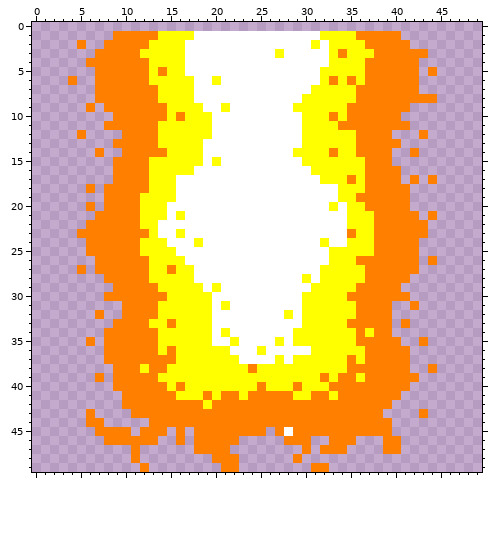
Pixel-art sprite -- trunk/GameFrame/img/fuego/abajo.png. Above: the version before the commit.
The file is 50x50 pixels. Pixels under 10% opacity are left out. Colours within 5 levels of each other are drawn and written as one.
After:
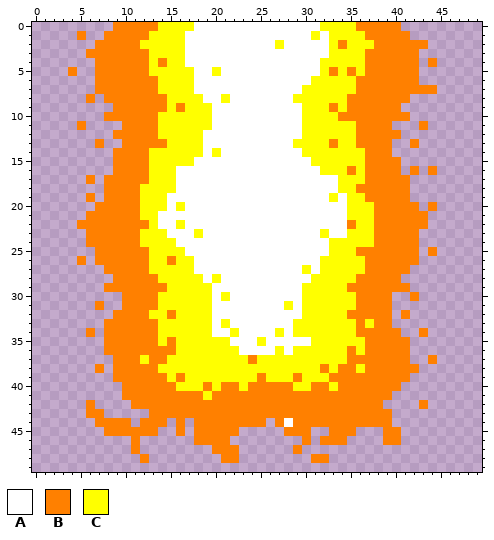
Palette (. is transparent): A #ffffff  B #ff8000  C #ffff00
The exact change:
@@ x 0..49 @@
- 0 ..................................................
- 1 .........BBBBBCCCCAAAAAAAAAAAAAACCCCBBBBB.........
- 2 .....B..BBBBBCCCCAAAAAAAAAAAAAACACCCCBBBBB........
- 3 .......BBBBBCCCCCAAAAAAAAAACAAAAACBCCCBBBBBB......
- 4 ......BBBBBBBCCCCAAAAAAAAAAAAAAAACCCCBBBBBB.......
- 5 .......BBBBBBCBCCAAAAAAAAAAAAAAACCCCCBBBBBB.B.....
- 6 ....B..BBBBBBCCCCCAACAAAAAAAAAAACBCBCBBBBBB.......
- 7 .......BBBBBBBCCCCAAAAAAAAAAAAACCCCCBBBBBBB.......
- 8 .......BBBBBBBCCCCAAAAAAAAAAAACCCCCCBBBBBBBBB.....
- 9 ......B.BBBBBBBCCCCAACAAAAAAACCCCCCBBBBBBB........
-10 .........BBBBBBCBCCCAAAAAAAAAACCCBCBBBBBB.........
-11 ........BBBBBBCCCCCCAAAAAAAAAACCCCBBBBBBBB........
-12 .....B....BBBBCCCCCCAAAAAAAAAACCCCCCBBBB...B......
-13 .........BBBBBCCCCCAAAAAAAAAAACCCCCCBBBBB.........
-14 .......B..BBBBBCCCCAAAAAAAAAACCCCBCCBBBB..B.......
-15 .........BBBBCCCCCCACAAAAAAAAACCCCCCCBBB..........
-16 .........BBBBCCCCCAAAAAAAAAAAAACCCCCCBBBB.........
-17 .........BBBBCCCAAAAAAAAAAAAAAAACCCBCBBBB.B.B.....
-18 ......B.BBBBBCCCAAAAAAAAAAAAAAAAAACCCBBBBB........
-19 ........BBBBCCCCAAAAAAAAAAAAAAAAAACCBBBBBB........
-20 ......B.BBBBCCCAAAAAAAAAAAAAAAAAACACCBBBBB........
-21 .......BBBBBCCCACAAAAAAAAAAAAAAAAAACCCBBBBB.B.....
-22 ......BBBBBBCCAAAAAAAAAAAAAAAAAAAAACCCBBBBBB......
-23 .....BBBBBBBBCAACAAAAAAAAAAAAAAAAAABCCBBBBBB......
-24 ......BBBBBBCCCAAACAAAAAAAAAAAAACAACCCBBBBB.......
-25 ......BBBBBBCCCCAAAAAAAAAAAAAAAAACCCCCBBBBB.......
-26 .......BBBBBBCCCCAAAAAAAAAAAAAAAACCCBBBBBBB.B.....
-27 .....B.BBBBBBCCBCCAAAAAAAAAAAAAACCCCCBBBBBB.......
-28 ........BBBBBCCCCCAAAAAAAAAAAACACCCCCBBBBB........
-29 .........BBBBBCCCCCACAAAAAAAAAACCCCCBBBBB.........
-30 ........BBBBBBBCCCCCAAAAAAAAAACCCCCBBBBBBB........
-31 ..........BBBBCCCCCCACAAAAAAAACCCCCCBBBB..B.......
-32 .......B..BBBBCCCCCCAAAAAAAACACCCCCCBBBB..........
-33 .........BBBBCCBCCCCAAAAAAAAAACCCCCBBBBB.B........
-34 ........BBBBBBCCCCCCACAAAAAAACCCCCCCBCBB..........
-35 ......B.BBBBBBCCCCCCAACAAAACACCCCCCCBBBBB..B......
-36 ........BBBBBBCBCCCCCCAAACAAAAACCCCCCBBBBB........
-37 ........BBBBBBBBCCCCCCCAAAACACCCCCCBCBBBBB........
-38 .........BBBCBBCCCCCCCCCBCCCCCCCCCCBBBBBBB..B.....
-39 .......B.BBBBBCCCCCCCCCCCCCCCCCCBCBBCBBBBBB.......
-40 .........BBBBBBCBCCCCCCCCBCCCBCCCBBBBBBBBB........
-41 ..........BBBBBBCCCBCBBCBBBBBCCBBCBBBBBBB.........
-42 ..........BBBBBBBBBCBBBBBBBBBBBBBBBBBBBB..........
-43 ......B....BBBBBBBBBBBBBBBBBBBBBBBBBBBB....B......
-44 ......BB.....BBBBBBBBBBBBBBBBBBBBBBBBBBB..........
-45 .......BBBB.BBB.B.BBBBBBBB.BABBBBBBBBBBB..........
-46 ........BBBBBB..B.BBBBB.....BBB..BBB...BB.........
-47 ...........B......BBBB........B.BBB....BB.........
-48 ...........B........BBB......B....................
-49 ............B........BB........BB.................
+ 0 .........BBBBBCCCCAAAAAAAAAAAAAACCCCBBBBB.........
+ 1 .....B..BBBBBCCCCAAAAAAAAAAAAAACACCCCBBBBB........
+ 2 .......BBBBBCCCCCAAAAAAAAAACAAAAACBCCCBBBBBB......
+ 3 ......BBBBBBBCCCCAAAAAAAAAAAAAAAACCCCBBBBBB.......
+ 4 .......BBBBBBCBCCAAAAAAAAAAAAAAACCCCCBBBBBB.B.....
+ 5 ....B..BBBBBBCCCCCAACAAAAAAAAAAACBCBCBBBBBB.......
+ 6 .......BBBBBBBCCCCAAAAAAAAAAAAACCCCCBBBBBBB.......
+ 7 .......BBBBBBBCCCCAAAAAAAAAAAACCCCCCBBBBBBBBB.....
+ 8 ......B.BBBBBBBCCCCAACAAAAAAACCCCCCBBBBBBB........
+ 9 .........BBBBBBCBCCCAAAAAAAAAACCCBCBBBBBB.........
+10 ........BBBBBBCCCCCCAAAAAAAAAACCCCBBBBBBBB........
+11 .....B....BBBBCCCCCCAAAAAAAAAACCCCCCBBBB...B......
+12 .........BBBBBCCCCCAAAAAAAAAAACCCCCCBBBBB.........
+13 .......B..BBBBBCCCCAAAAAAAAAACCCCBCCBBBB..B.......
+14 .........BBBBCCCCCCACAAAAAAAAACCCCCCCBBB..........
+15 .........BBBBCCCCCAAAAAAAAAAAAACCCCCCBBBB.........
+16 .........BBBBCCCAAAAAAAAAAAAAAAACCCBCBBBB.B.B.....
+17 ......B.BBBBBCCCAAAAAAAAAAAAAAAAAACCCBBBBB........
+18 ........BBBBCCCCAAAAAAAAAAAAAAAAAACCBBBBBB........
+19 ......B.BBBBCCCAAAAAAAAAAAAAAAAAACACCBBBBB........
+20 .......BBBBBCCCACAAAAAAAAAAAAAAAAAACCCBBBBB.B.....
+21 ......BBBBBBCCAAAAAAAAAAAAAAAAAAAAACCCBBBBBB......
+22 .....BBBBBBBBCAACAAAAAAAAAAAAAAAAAABCCBBBBBB......
+23 ......BBBBBBCCCAAACAAAAAAAAAAAAACAACCCBBBBB.......
+24 ......BBBBBBCCCCAAAAAAAAAAAAAAAAACCCCCBBBBB.......
+25 .......BBBBBBCCCCAAAAAAAAAAAAAAAACCCBBBBBBB.B.....
+26 .....B.BBBBBBCCBCCAAAAAAAAAAAAAACCCCCBBBBBB.......
+27 ........BBBBBCCCCCAAAAAAAAAAAACACCCCCBBBBB........
+28 .........BBBBBCCCCCACAAAAAAAAAACCCCCBBBBB.........
+29 ........BBBBBBBCCCCCAAAAAAAAAACCCCCBBBBBBB........
+30 ..........BBBBCCCCCCACAAAAAAAACCCCCCBBBB..B.......
+31 .......B..BBBBCCCCCCAAAAAAAACACCCCCCBBBB..........
+32 .........BBBBCCBCCCCAAAAAAAAAACCCCCBBBBB.B........
+33 ........BBBBBBCCCCCCACAAAAAAACCCCCCCBCBB..........
+34 ......B.BBBBBBCCCCCCAACAAAACACCCCCCCBBBBB..B......
+35 ........BBBBBBCBCCCCCCAAACAAAAACCCCCCBBBBB........
+36 ........BBBBBBBBCCCCCCCAAAACACCCCCCBCBBBBB........
+37 .........BBBCBBCCCCCCCCCBCCCCCCCCCCBBBBBBB..B.....
+38 .......B.BBBBBCCCCCCCCCCCCCCCCCCBCBBCBBBBBB.......
+39 .........BBBBBBCBCCCCCCCCBCCCBCCCBBBBBBBBB........
+40 ..........BBBBBBCCCBCBBCBBBBBCCBBCBBBBBBB.........
+41 ..........BBBBBBBBBCBBBBBBBBBBBBBBBBBBBB..........
+42 ......B....BBBBBBBBBBBBBBBBBBBBBBBBBBBB....B......
+43 ......BB.....BBBBBBBBBBBBBBBBBBBBBBBBBBB..........
+44 .......BBBB.BBB.B.BBBBBBBB.BABBBBBBBBBBB..........
+45 ........BBBBBB..B.BBBBB.....BBB..BBB...BB.........
+46 ...........B......BBBB........B.BBB....BB.........
+47 ...........B........BBB......B....................
+48 ............B........BB........BB.................
+49 ..................................................
